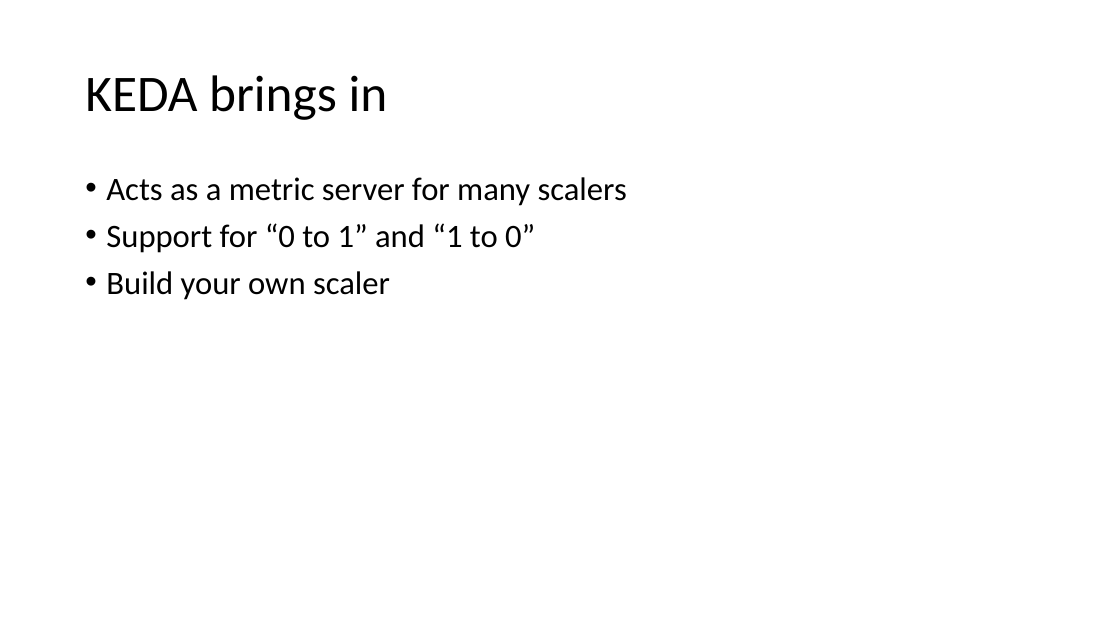
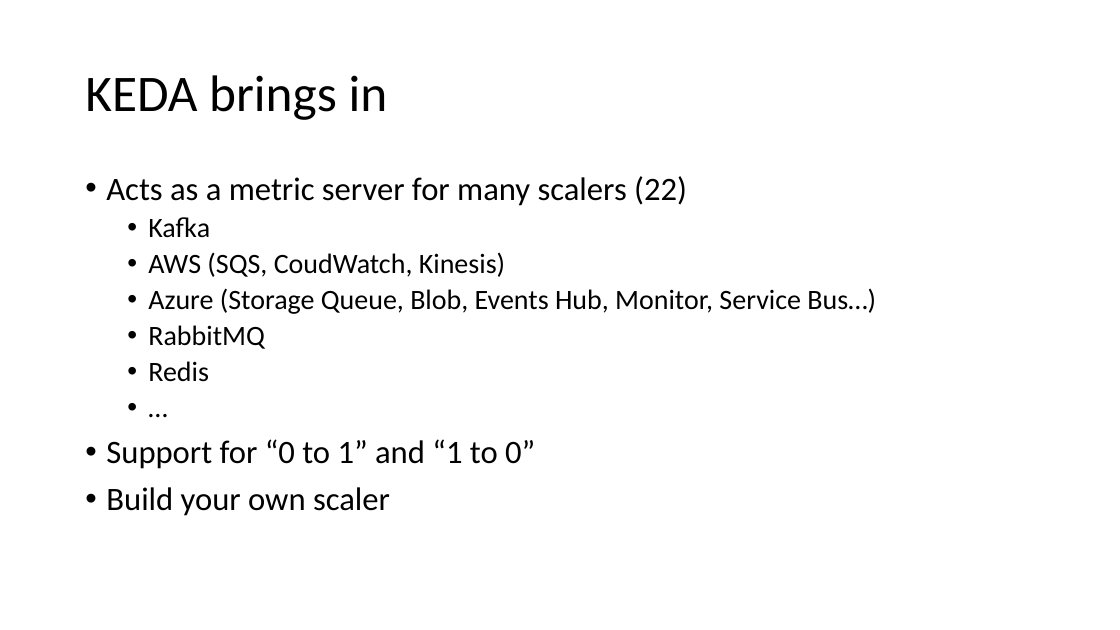
Before and after one commit to eashi/keda-workshop, a slide deck: slide 7 of preso.pptx (slide 6 before the commit). Drawn at 1120x630 pixels with LibreOffice and Linux fonts; fonts in the diff are those of the drawing. Boxes give left, top, right and bottom in pixels: in the first picture for what was removed or moved away, otherwise in the second. Text is boxed around its words. In the diff, an @@ line names an element or a change of style, - is before the commit and + after.

Commit message:
Add text slides

```diff
--- a/preso.pptx
+++ b/preso.pptx
@@ text at [106, 176, 876, 382]: text changed; size 28 to 24 pt @@
-• Acts as a metric server for many scalers
+• Acts as a metric server for many scalers (22)
+  • Kafka
+  • AWS (SQS, CoudWatch, Kinesis)
+  • Azure (Storage Queue, Blob, Events Hub, Monitor, Service Bus…)
+  • RabbitMQ
+  • Redis
+  • …
```
Also in this commit, not shown: 4 other slides changed, 2 slides added.
